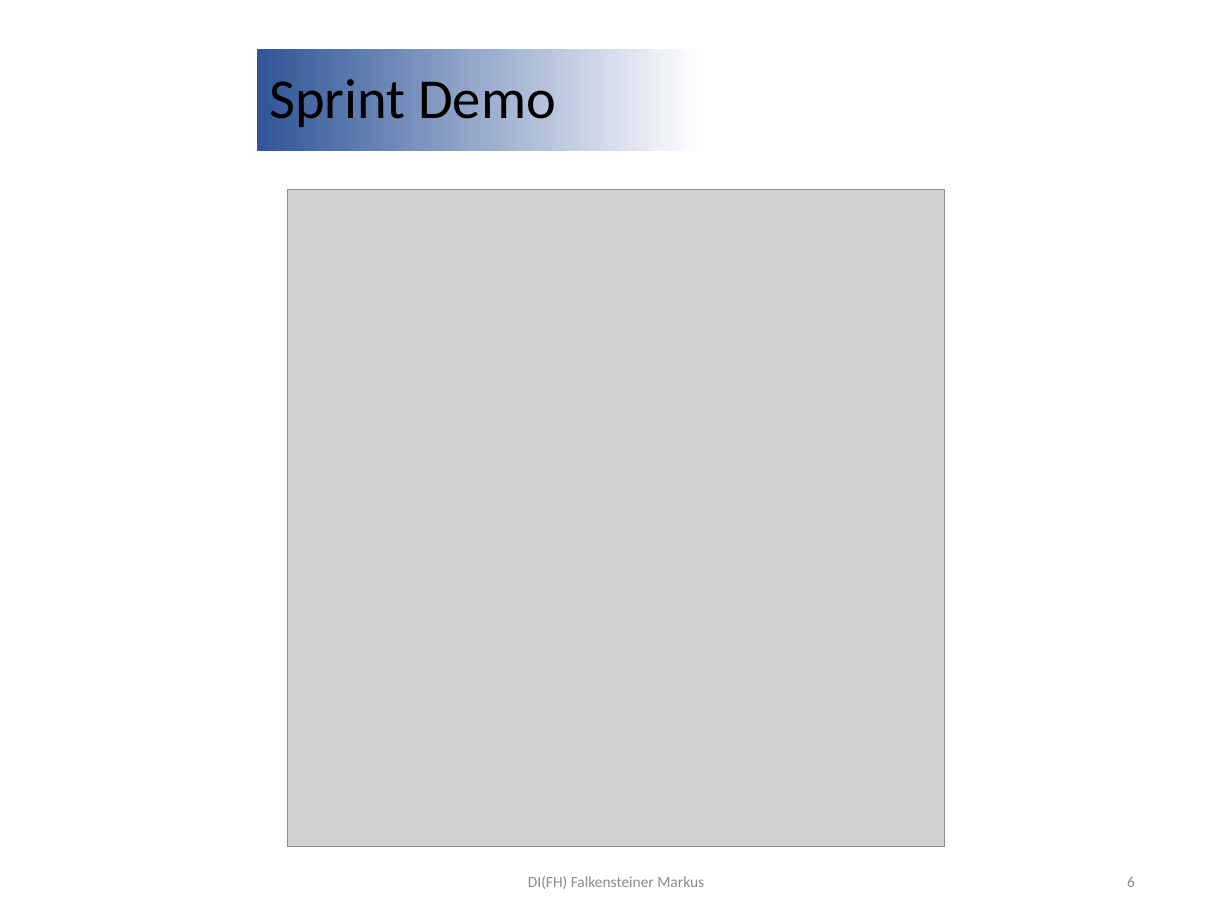
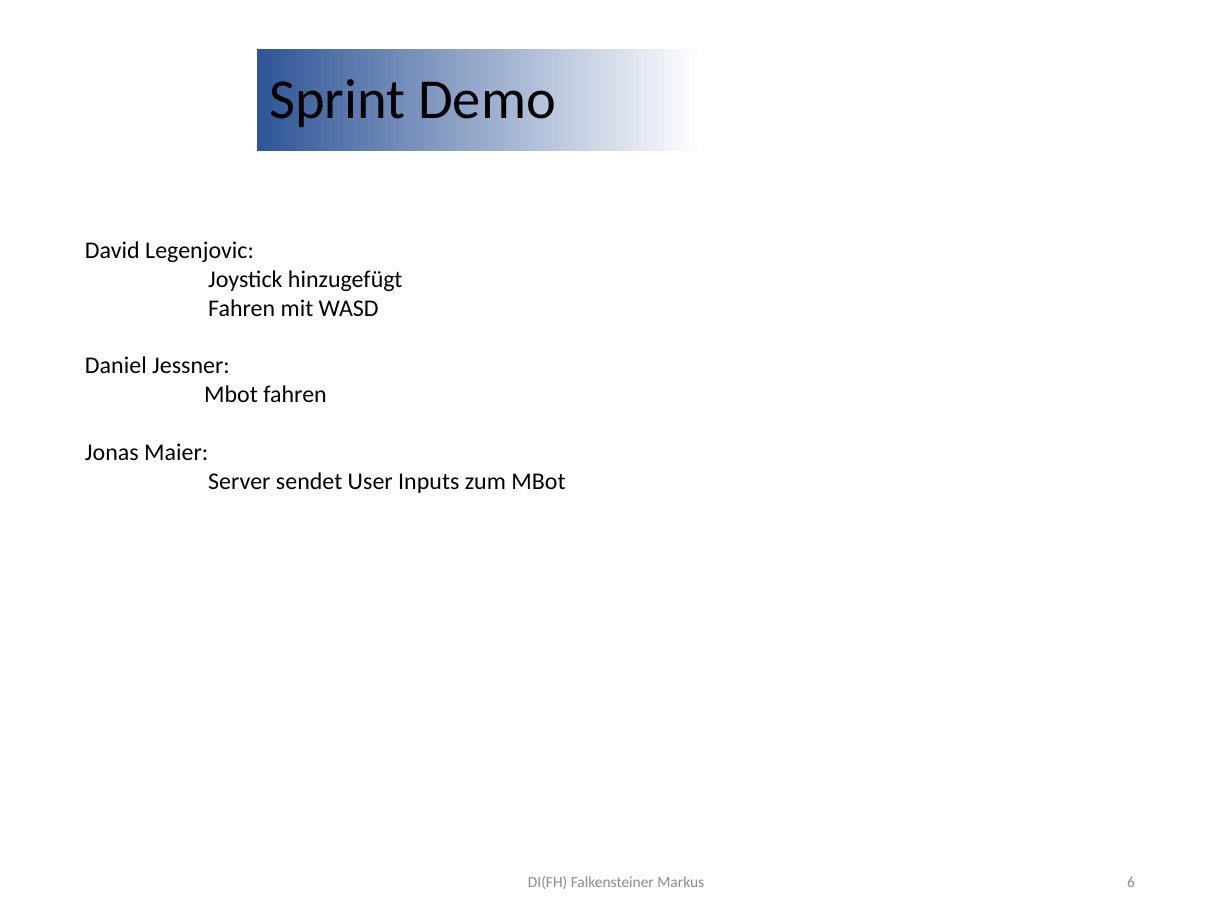
Before and after one commit to huthuthiddeli/SYP_PROJEKT_23-24_Maier, a slide deck: slide 6 of Documents/Sprint_3_Review.pptx. Drawn at 1232x924 pixels with LibreOffice and Linux fonts; fonts in the diff are those of the drawing; grey boxes stand for pictures; background and template pictures are left out. Boxes give left, top, right and bottom in pixels: in the first picture for what was removed or moved away, otherwise in the second. Text is boxed around its words. In the diff, an @@ line names an element or a change of style, - is before the commit and + after.

```diff
--- a/Documents/Sprint_3_Review.pptx
+++ b/Documents/Sprint_3_Review.pptx
@@ picture removed at (x1=287, y1=190, x2=944, y2=846) @@
@@ text added at (x1=85, y1=241, x2=565, y2=493), 14 pt, text #000000 @@
+David Legenjovic:
+Joystick hinzugefügt
+Fahren mit WASD
+Daniel Jessner:
+Mbot fahren
+Jonas Maier:
+Server sendet User Inputs zum MBot
```
Also in this commit, not shown: 4 other slides changed, 1 slide added, 1 slide removed, 7 other files.
